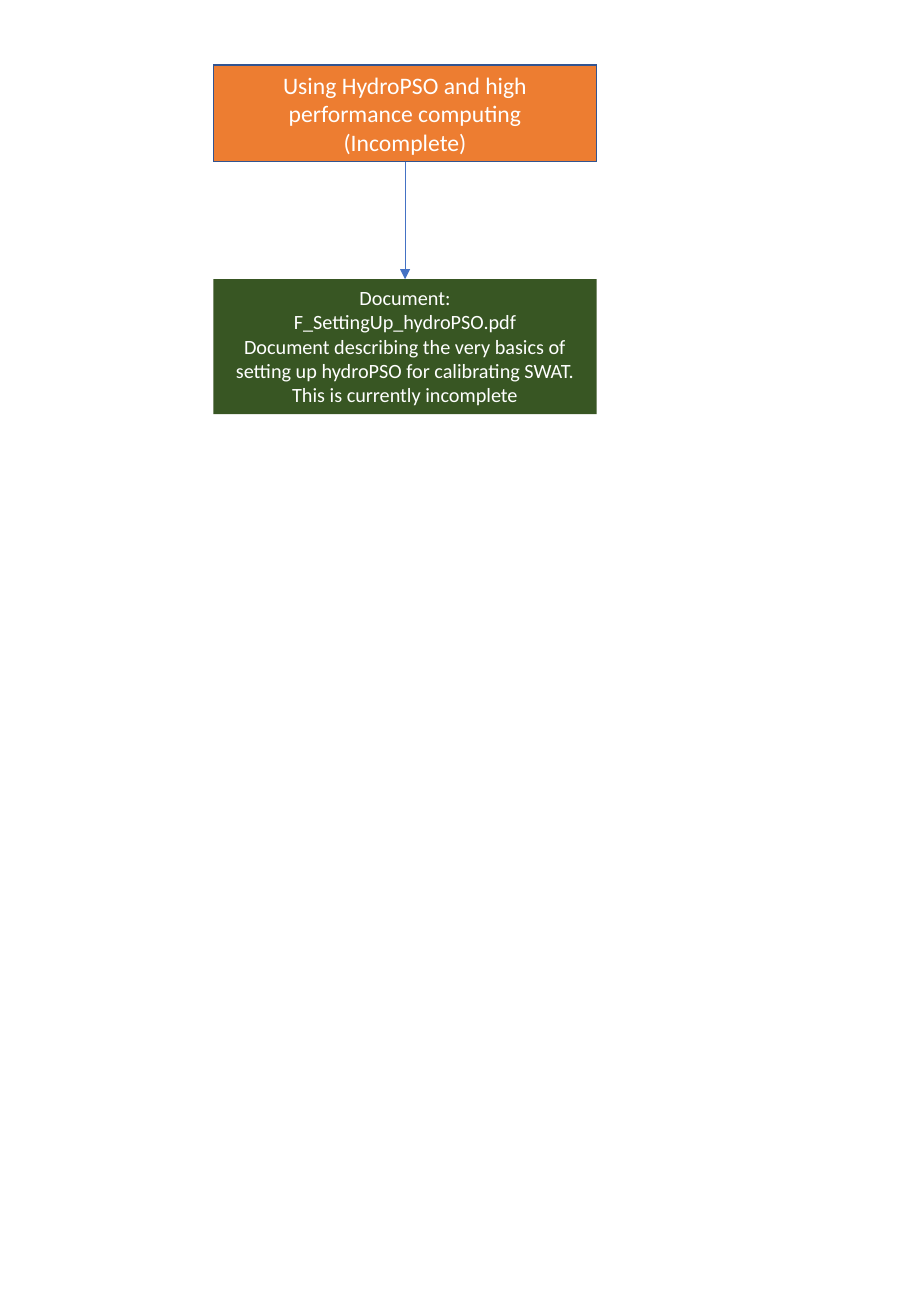
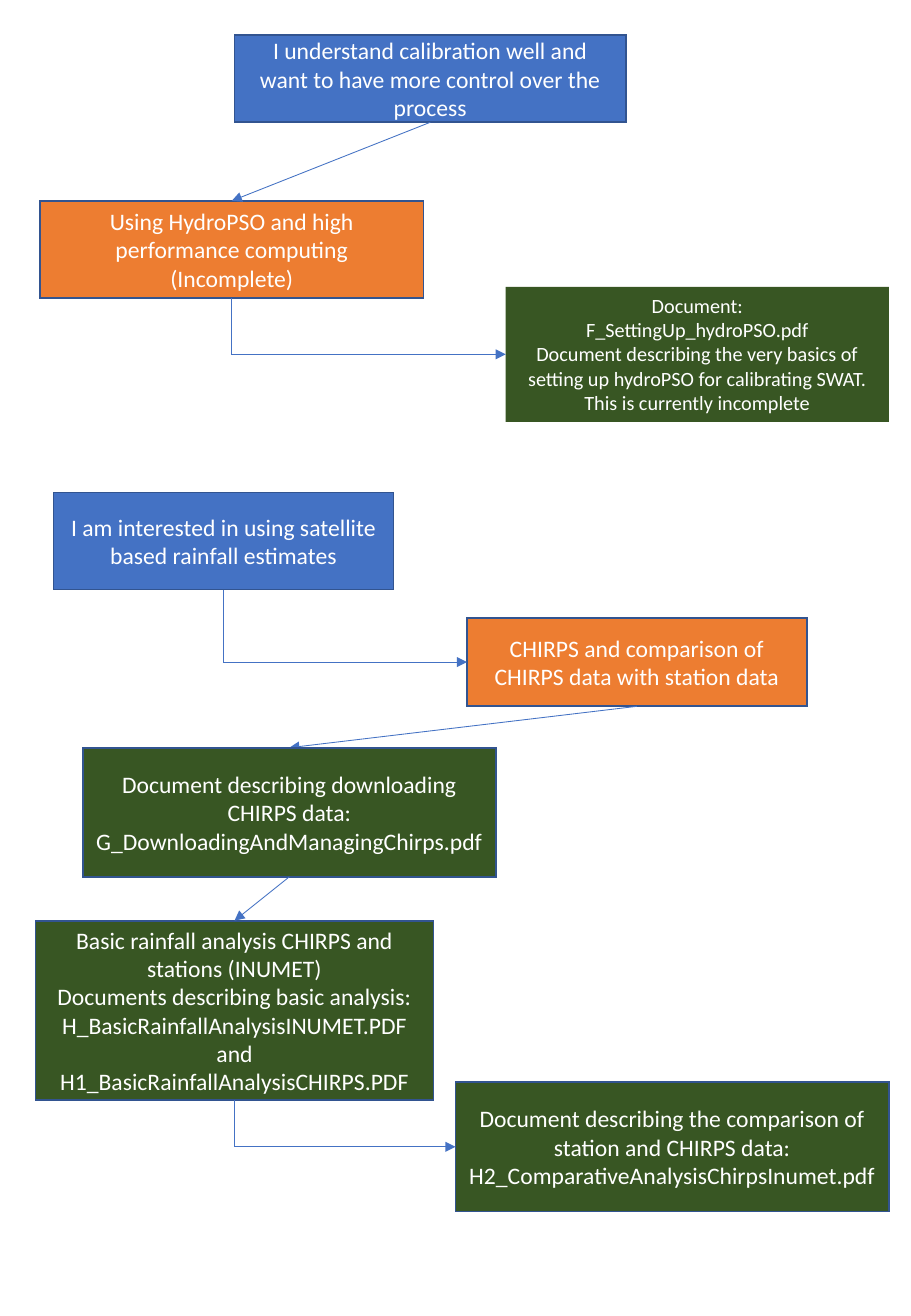
Before and after one commit to WillemVervoort/SatelliteCalibration, a slide deck: slide 2 of Documents/Flowdiagram.pptx. Drawn at 911x1316 pixels with LibreOffice and Linux fonts; fonts in the diff are those of the drawing. Boxes give left, top, right and bottom in pixels: in the first picture for what was removed or moved away, otherwise in the second. Text is boxed around its words. In the diff, an @@ line names an element or a change of style, - is before the commit and + after.

```diff
--- a/Documents/Flowdiagram.pptx
+++ b/Documents/Flowdiagram.pptx
@@ rectangle added at (234,35,626,123), fill #4472C4, outline #325491 1 pt, 14 pt, text #FFFFFF @@
+I understand calibration well and want to have more control over the process
@@ arrow added from (430, 123) to (232, 200), #4472C4 0.5 pt @@
@@ arrow removed from (404, 162) to (404, 279) @@
@@ rectangle "Using HydroPSO and high performance ...": place and size @@
-rectangle "Using HydroPSO and high performance ..." at (214,64,598,162)
+rectangle "Using HydroPSO and high performance ..." at (40,200,424,298)
@@ elbow arrow added from (232, 298) to (505, 355), #4472C4 0.5 pt @@
@@ rectangle "Document:": place and size @@
-rectangle "Document:" at (214,279,598,414)
+rectangle "Document:" at (505,287,889,421)
@@ rectangle added at (53,492,394,589), fill #4472C4, outline #325491 1 pt, 14 pt, text #FFFFFF @@
+I am interested in using satellite based rainfall estimates
@@ elbow arrow added from (223, 589) to (466, 662), #4472C4 0.5 pt @@
@@ rectangle added at (466,618,807,707), fill #ED7D31, outline #325491 1 pt, 14 pt, text #FFFFFF @@
+CHIRPS and comparison of CHIRPS data with station data
@@ arrow added from (636, 706) to (289, 748), #4472C4 0.5 pt @@
@@ rectangle added at (83,748,496,877), fill #385723, outline #325491 1 pt, 14 pt, text #FFFFFF @@
+Document describing downloading CHIRPS data: G_DownloadingAndManagingChirps.pdf
@@ arrow added from (289, 877) to (234, 921), #4472C4 0.5 pt @@
@@ rectangle added at (35,921,434,1100), fill #385723, outline #325491 1 pt, 14 pt, text #FFFFFF @@
+Basic rainfall analysis CHIRPS and stations (INUMET)
+Documents describing basic analysis: H_BasicRainfallAnalysisINUMET.PDF and H1_BasicRainfallAnalysisCHIRPS.PDF
@@ elbow arrow added from (234, 1100) to (456, 1147), #4472C4 0.5 pt @@
@@ rectangle added at (456,1082,889,1211), fill #385723, outline #325491 1 pt, 14 pt, text #FFFFFF @@
+Document describing the comparison of station and CHIRPS data: H2_ComparativeAnalysisChirpsInumet.pdf
```
Also in this commit, not shown: 16 other files.
